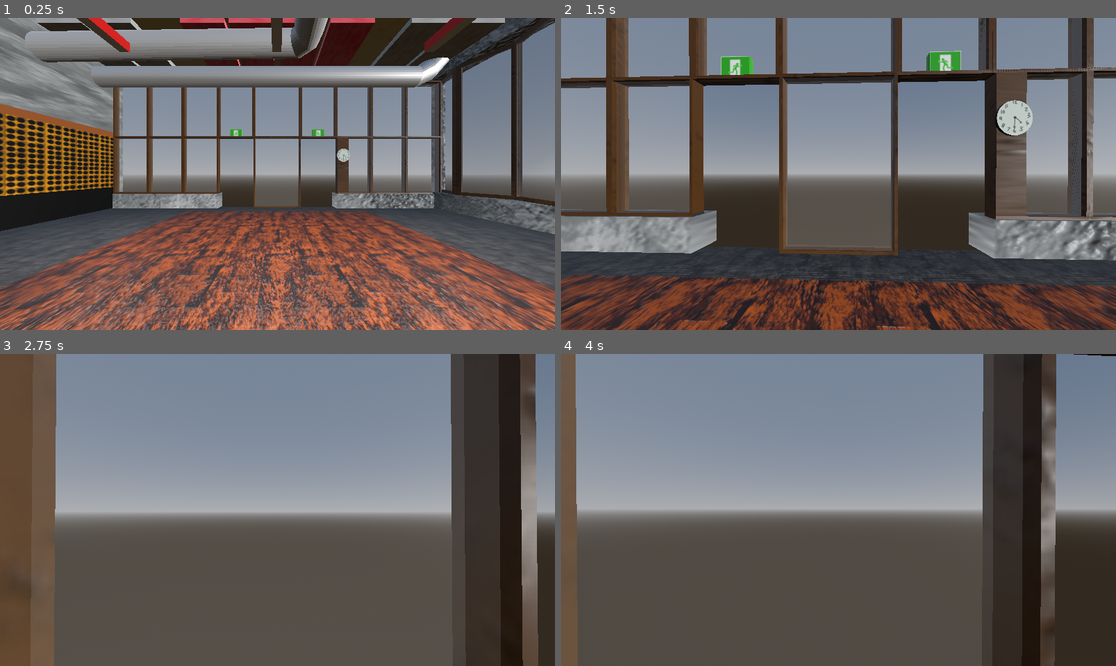
Above: before the commit, frames 1-4 (two rows, left to right).
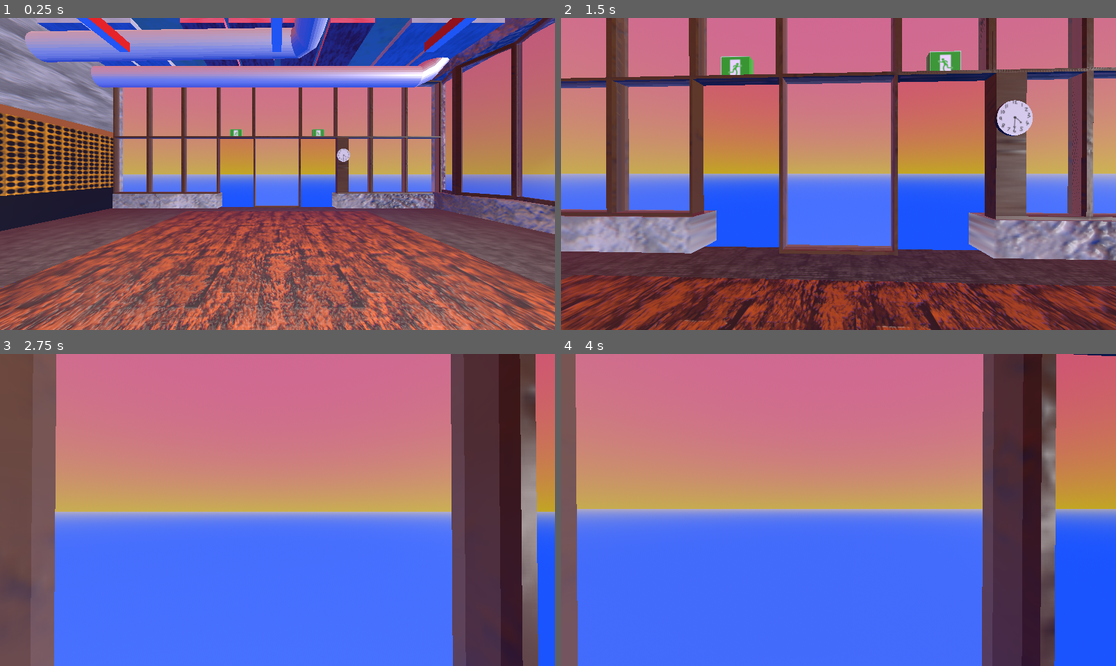
Above: after the commit, the same moments.

Repository: jasonthepenguin/ResolveIt
Game: Godot game, scene res://world.tscn
Two runs of this game, one before a commit and one after it. Both use one fixed random seed, a clock stepped at 60 frames per second and the inputs below.
Inputs (mouse positions are in pixels of both pictures, inside the frame that each line leads up to):
- Up to frame 1 (0.25 s): no input
- Up to frame 2 (1.5 s): tap Enter (ui_accept) at 0.5, 0.77 s; move the mouse to (866, 174) at 0.52 s; hold W (forward) from 0.53 s (still down); move the mouse to (810, 174) at 1.27 s
- Up to frame 3 (2.75 s): keep holding W (forward); tap Enter (ui_accept) at 1.52 s; move the mouse to (288, 503) at 2.02 s
- Up to frame 4 (4 s): keep holding W (forward); tap Enter (ui_accept) at 2.75, 3.02, 3.77 s; move the mouse to (832, 516) at 2.77 s; move the mouse to (877, 513) at 3.52 s

The runs differ from the first frame. In frame 1, 57% of the frame differs, in the area x 0-100%, y 0-100%; in frame 2, 74%; in frame 3, 85%; in frame 4, 93%.

Commit message:
Added sunset sky color
Made the bottom ground void color blue and the sky + horizon a sunset color.

Diff:
--- a/world.tscn
+++ b/world.tscn
@@ -4,6 +4,11 @@
 [ext_resource type="PackedScene" uid="uid://bbycv2d86pfv8" path="res://player.tscn" id="2_4b5vs"]
 
 [sub_resource type="ProceduralSkyMaterial" id="ProceduralSkyMaterial_7o4bf"]
+sky_top_color = Color(0.815649, 0.306945, 0.479011, 1)
+sky_horizon_color = Color(0.760504, 0.649708, 0.143563, 1)
+ground_bottom_color = Color(0.112496, 0.328163, 1, 1)
+ground_horizon_color = Color(0.648927, 0.643117, 0.743517, 1)
+sun_angle_max = 43.33
 
 [sub_resource type="Sky" id="Sky_410ox"]
 sky_material = SubResource("ProceduralSkyMaterial_7o4bf")
